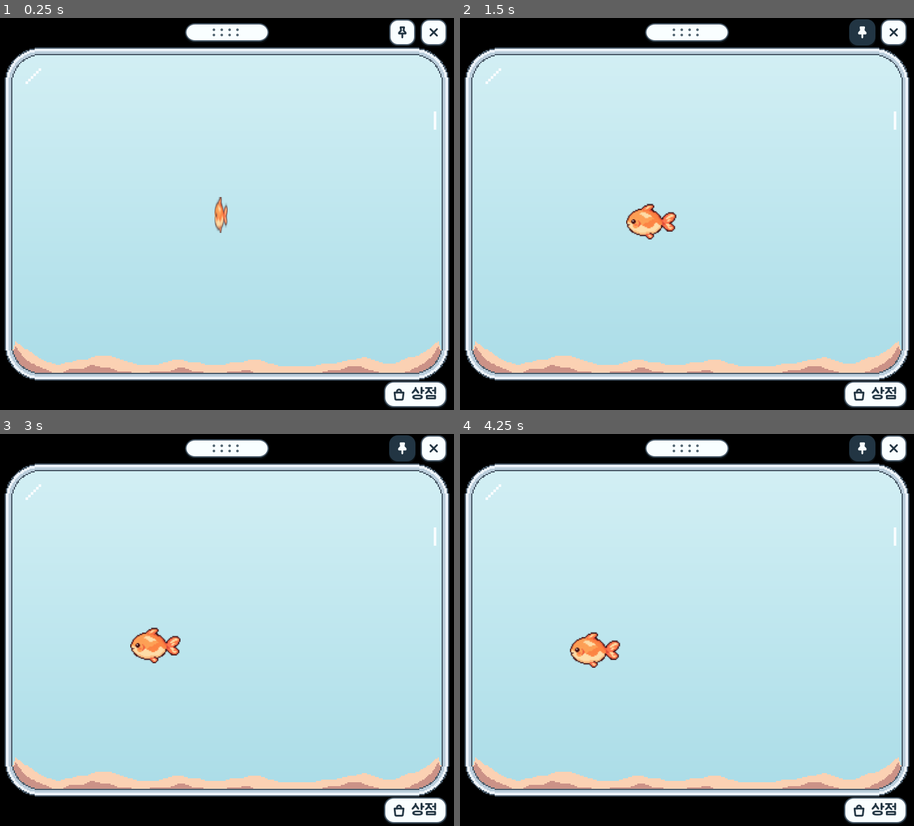
Above: before the commit, frames 1-4 (two rows, left to right).
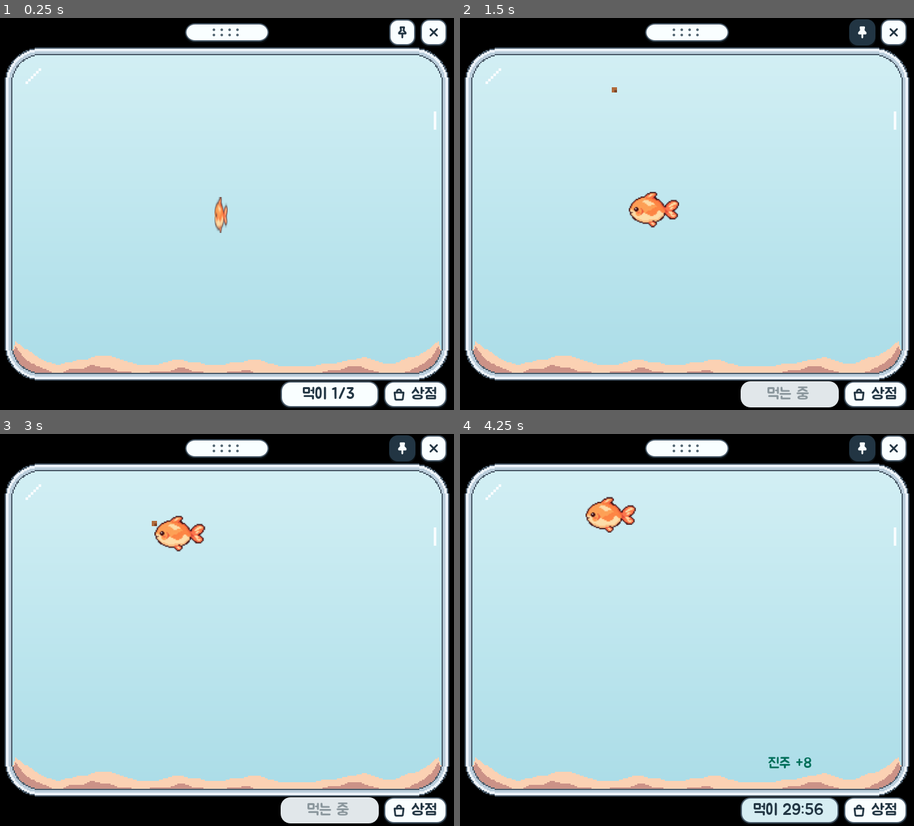
Above: after the commit, the same moments.

Repository: onlyhappiness/mauve
Game: Godot game, scene res://main.tscn
Same seed, same stepped clock (60 frames per second), same inputs: the game is played once before the commit and once after it.
Inputs (mouse positions are in pixels of both pictures, inside the frame that each line leads up to):
- Up to frame 1 (0.25 s): no input
- Up to frame 2 (1.5 s): click (864, 33) at 0.5 s; click (791, 394) at 1.25 s, where only the run after the commit has a clickable "먹이 1/3"
- Up to frame 3 (3 s): click "상점" at 2 s; click (417, 496) at 2.75 s
- Up to frame 4 (4.25 s): click (791, 810) at 3.5 s, where only the run after the commit has a clickable "먹이 29:57"

The runs differ from the first frame. In frame 1, 1.4% of the frame differs, in the area x 61-84%, y 92-100%; in frame 2, 2.3%; in frame 3, 2.7%; in frame 4, 2.8%, in the area x 24-84%, y 16-100%.

Commit message:
feat: 먹이 주기와 미접속 중 쌓이는 진주 보상 기회
- 먹이 버튼: 기회 "먹이 n/3", 기회가 없으면 다음 기회까지 남은 시간, 먹는 동안 "먹는 중"
- 물고기 수만큼 먹이 알갱이를 떨어뜨리고 물고기가 하나씩 쫓아가 먹음
- 보상 기회는 30분마다 1회, 최대 3회(앱을 꺼 둔 동안 포함), 새로 시작하면 1회
- 기회를 쓰고 먹이를 주면 다 먹은 뒤 금붕어 1마리당 진주 8을 주고 "진주 +N" 표시
- 먹는 중 판매해도 확정된 보상 유지, 종료하면 즉시 지급
- 보상 기회를 저장 파일에 저장, 시스템 시각을 되돌리면 기준을 지금으로 다시 잡음
- 디버그 실행에서 C 키로 보상 기회 1회 추가(확인용)

Co-Authored-By: Claude Opus 5.5 <noreply@anthropic.com>

Diff:
--- a/aquarium.gd
+++ b/aquarium.gd
@@ -2,6 +2,7 @@
 extends Node2D
 
 signal fish_count_changed(count: int)
+signal feeding_finished  # 먹이를 모두 먹었거나 FEEDING_TIMEOUT이 지났다
 
 # 어항이 차지하는 영역(창 기준 논리 픽셀). 이 바깥은 투명하게 남는다.
 const TANK_RECT := Rect2(60, 45, 680, 510)
@@ -23,11 +24,16 @@
 # 물 가장자리를 유리 안쪽 선이 아니라 유리 띠 중간에 두어, 계단 모양 모서리 사이로 틈이 보이지 않게 한다.
 const WATER_INSET := 6
 
+const FEEDING_TIMEOUT := 20.0  # 이 시간이 지나면 남은 먹이를 치우고 먹기를 끝낸다
+
 @export var fish_scene: PackedScene
 
 var fish_count := 0
+var feeding := false
+var _feeding_round := 0  # 지난 먹이 주기의 시간 초과 타이머가 새 먹이 주기를 끝내지 않게 구분한다
 
 @onready var sand: Sprite2D = $Sand
+@onready var foods: Node2D = $Foods
 @onready var fishes: Node2D = $Fishes
 @onready var glass: Sprite2D = $Glass
 
@@ -67,13 +73,51 @@
 	if fish_count == 0:
 		return false
 
-	var fish := fishes.get_child(fishes.get_child_count() - 1)
+	var fish := fishes.get_child(fishes.get_child_count() - 1) as Fish
+	if fish.food != null:  # 맡은 먹이를 먹을 물고기가 없으니 함께 치운다
+		fish.food.queue_free()
 	# queue_free()만 하면 이번 프레임의 저장(fish_states)에 남으므로 먼저 떼어 낸다.
 	fishes.remove_child(fish)
 	fish.queue_free()
 	fish_count -= 1
 	fish_count_changed.emit(fish_count)
 	return true
+
+
+# 물고기마다 먹이 알갱이를 하나씩 물 위쪽에 떨어뜨린다. 이미 먹는 중이거나 물고기가 없으면 false.
+# 알갱이는 둥근 모서리에 걸리지 않는 가운데 구간에, 물고기 입이 닿는 높이까지만 가라앉는다.
+func feed() -> bool:
+	if feeding or fish_count == 0:
+		return false
+	feeding = true
+	_feeding_round += 1
+	var area := swim_area().grow(-Fish.EDGE_MARGIN)
+	var half := Fish.SIZE / 2
+	var x_min := area.position.x + half.x + SWIM_CORNER_RADIUS
+	var x_max := area.end.x - half.x - SWIM_CORNER_RADIUS
+	for fish: Fish in fishes.get_children():
+		var food := Food.new()
+		food.position = Vector2(randf_range(x_min, x_max), area.position.y + half.y + randf_range(0.0, 30.0)).floor()
+		food.floor_y = area.end.y - half.y - 1.0
+		food.tree_exited.connect(_check_foods.call_deferred)
+		foods.add_child(food)
+		fish.food = food
+	get_tree().create_timer(FEEDING_TIMEOUT).timeout.connect(_end_feeding.bind(_feeding_round))
+	return true
+
+
+func _check_foods() -> void:
+	if feeding and foods.get_child_count() == 0:
+		_end_feeding(_feeding_round)
+
+
+func _end_feeding(feeding_round: int) -> void:
+	if not feeding or feeding_round != _feeding_round:
+		return
+	feeding = false
+	for food in foods.get_children():
+		food.queue_free()
+	feeding_finished.emit()
 
 
 # 저장용 물고기 목록. 지금은 금붕어 한 종류뿐이다.
@@ -84,7 +128,7 @@
 	return states
 
 
-# 물 → Sand → Fishes → Glass 순서로 보인다. 물은 노드 자신이 가장 먼저 그린다.
+# 물 → Sand → Foods → Fishes → Glass 순서로 보인다. 물은 노드 자신이 가장 먼저 그린다.
 # 둥근 모서리에 맞춰 한 줄(1 게임 픽셀)씩 폭을 줄여 그린다. 가장자리는 유리 밑에 가려진다.
 func _draw() -> void:
 	var water := TANK_RECT.grow(-WATER_INSET)
--- /dev/null
+++ b/care_rewards.gd
@@ -0,0 +1,72 @@
+class_name CareRewards
+extends RefCounted
+
+# 먹이 주기 보상 기회. 30분마다 1회 생기고 최대 3회까지 쌓인다(앱을 꺼 둔 동안 포함).
+# 진주는 자동으로 주지 않고, 기회가 있을 때 먹이를 주면 먹는 행동이 끝난 뒤 개체별 보상을 합쳐 준다.
+# 시각은 Unix 초로 받는다. 점검에서 시각을 바꿔 넣을 수 있도록 now를 인자로 받는다.
+
+const INTERVAL := 30 * 60  # 기회 하나가 생기는 데 걸리는 시간(초)
+const MAX_CHANCES := 3
+const START_CHANCES := 1  # 새로 시작할 때
+# 개체당 먹이 주기 1회 보상(진주). 값은 PRD.md 「수중 생물 목록과 가격·보상」을 따른다.
+const REWARDS := {"goldfish": 8}
+
+var chances := START_CHANCES
+var since := 0  # 다음 기회를 세기 시작한 시각. 기회가 가득 찬 동안은 세지 않는다.
+
+
+static func now() -> int:
+	return int(Time.get_unix_time_from_system())
+
+
+# 지난 시간만큼 기회를 채운다. 시스템 시각이 since보다 과거로 돌아갔으면 기준을 지금으로 다시 잡는다
+# (그동안 센 시간은 잃지만 기회 자체는 잃지 않는다).
+func update(time: int) -> void:
+	if time < since:
+		since = time
+	if chances >= MAX_CHANCES:
+		chances = MAX_CHANCES
+		since = time
+		return
+	var gained := (time - since) / INTERVAL
+	if gained <= 0:
+		return
+	chances = mini(chances + gained, MAX_CHANCES)
+	since = time if chances == MAX_CHANCES else since + gained * INTERVAL
+
+
+# 기회를 하나 쓴다. 없으면 false.
+func use(time: int) -> bool:
+	update(time)
+	if chances == 0:
+		return false
+	chances -= 1
+	return true
+
+
+# 다음 기회까지 남은 초. 가득 찼으면 0.
+func seconds_left(time: int) -> int:
+	update(time)
+	return 0 if chances >= MAX_CHANCES else INTERVAL - (time - since)
+
+
+static func reward_for(fish_states: Array) -> int:
+	var total := 0
+	for fish: Dictionary in fish_states:
+		total += REWARDS.get(fish["kind"], 0)
+	return total
+
+
+func to_dict() -> Dictionary:
+	return {"chances": chances, "since": since}
+
+
+# 저장 값이 없거나 이상하면 새로 시작한 것처럼 기회 1회, 지금부터 센다.
+static func from_dict(data: Variant, time: int) -> CareRewards:
+	var care := CareRewards.new()
+	care.since = time
+	if data is Dictionary and data.get("chances") is float and data.get("since") is float:
+		care.chances = clampi(int(data["chances"]), 0, MAX_CHANCES)
+		care.since = int(data["since"])
+	care.update(time)
+	return care
--- a/fish.gd
+++ b/fish.gd
@@ -1,3 +1,4 @@
+class_name Fish
 extends Node2D
 
 # 꼬리를 포함한 최대 크기. 원점(0, 0)이 물고기의 중심이고 오른쪽을 바라본다.
@@ -15,12 +16,17 @@
 const REST_TIME_MAX := 3.0
 const TURN_SPEED := 5.0  # 방향을 바꿀 때 Visual.scale.x가 1초에 변하는 양
 const EDGE_MARGIN := 4.0  # 유리·모래에 딱 붙지 않게 두는 여유
+const CHASE_SPEED := 95.0  # 먹이를 쫓을 때 속도
+const MOUTH_OFFSET := 36.0  # 몸 중심에서 입까지 가로 거리. 입이 먹이에 닿으면 먹는다.
+const EAT_DISTANCE := 4.0
+const AFTER_EAT_REST := 0.6
 
 # 개체마다 따로 갖는 이동 상태
 var target := Vector2.ZERO
 var speed := 0.0
 var rest_left := 0.0
 var facing := 1.0  # 1이면 오른쪽, -1이면 왼쪽
+var food: Food = null  # 맡은 먹이. 있으면 평소 헤엄 대신 먹이를 쫓는다.
 
 @onready var visual: Node2D = $Visual
 @onready var sprite: Sprite2D = $Visual/Sprite2D
@@ -39,7 +45,11 @@
 
 
 func _process(delta: float) -> void:
-	if rest_left > 0.0:
+	if food != null and not is_instance_valid(food):
+		food = null
+	if food != null:
+		_chase(delta)
+	elif rest_left > 0.0:
 		rest_left -= delta
 		if rest_left <= 0.0:
 			_pick_target()
@@ -52,6 +62,21 @@
 	if is_zero_approx(next_scale):
 		next_scale = facing * 0.01
 	visual.scale.x = next_scale
+
+
+# 입이 먹이에 닿는 자리로 헤엄친다. 그 자리가 물 밖이면 먹이 위치로 간다(먹이는 물 안쪽에만 떨어진다).
+func _chase(delta: float) -> void:
+	var dx := food.position.x - position.x
+	if absf(dx) > MOUTH_OFFSET:
+		facing = signf(dx)
+	var mouth_target := food.position - Vector2(facing * MOUTH_OFFSET, 0.0)
+	if not _fits_in_water(mouth_target):
+		mouth_target = food.position
+	position = position.move_toward(mouth_target, CHASE_SPEED * delta)
+	if position.distance_to(mouth_target) < EAT_DISTANCE:
+		food.queue_free()
+		food = null
+		rest_left = AFTER_EAT_REST
 
 
 func _swim(delta: float) -> void:
--- /dev/null
+++ b/food.gd
@@ -0,0 +1,21 @@
+class_name Food
+extends Node2D
+
+# 먹이 알갱이 하나. 물 위쪽에서 천천히 가라앉아 floor_y에서 멈춘다.
+# 물고기 한 마리가 이 알갱이를 맡아 먹으러 온다(Fish.food).
+
+const SINK_SPEED := 18.0
+const COLOR := Color("b06a3b")
+const SHADE := Color("7d4527")
+
+var floor_y := 0.0  # 물고기가 닿을 수 있는 가장 낮은 높이. Aquarium이 정한다.
+
+
+func _process(delta: float) -> void:
+	position.y = minf(position.y + SINK_SPEED * delta, floor_y)
+
+
+# 2 게임 픽셀 격자에 맞춘 8×8(4×4칸) 알갱이. 오른쪽 아래 2×2칸을 진하게 칠한다.
+func _draw() -> void:
+	draw_rect(Rect2(-4, -4, 8, 8), COLOR)
+	draw_rect(Rect2(0, 0, 4, 4), SHADE)
--- a/main.gd
+++ b/main.gd
@@ -3,7 +3,7 @@
 const CLICK_ARC_STEPS := 8  # 클릭 영역의 둥근 모서리 하나를 나누는 선분 수
 const PIN_ICON := preload("res://assets/ui/pin.svg")
 const PIN_FILLED_ICON := preload("res://assets/ui/pin_filled.svg")
-const WINDOW_CHECK_INTERVAL := 1.0  # 창을 옮겼는지 살피는 간격(초)
+const WINDOW_CHECK_INTERVAL := 1.0  # 창을 옮겼는지 살피고 먹이 버튼의 남은 시간을 고치는 간격(초)
 
 @onready var aquarium: Aquarium = $Aquarium
 @onready var ui: Control = $UI
@@ -11,12 +11,17 @@
 @onready var always_on_top_button: Button = $UI/AlwaysOnTopButton
 @onready var close_button: Button = $UI/CloseButton
 @onready var dock: HBoxContainer = $UI/Dock
+@onready var feed_button: Button = $UI/Dock/FeedButton
 @onready var shop_button: Button = $UI/Dock/ShopButton
 @onready var shop_panel: ShopPanel = $UI/ShopPanel
 
 var saved_window_position := Vector2i.ZERO  # 마지막으로 저장한 창 위치
 var checked_window_position := Vector2i.ZERO  # 직전에 살펴본 창 위치
 var save_pending := false  # 마지막 저장이 실패해 다시 시도해야 하는지
+var care: CareRewards
+var pending_reward := 0  # 기회를 쓰고 먹이를 준 뒤, 먹기가 끝나면 줄 진주
+var reward_label: Label
+var reward_tween: Tween
 
 
 func _ready() -> void:
@@ -25,11 +30,20 @@
 		aquarium.add_fish(Vector2(fish["x"], fish["y"]))
 	always_on_top_button.set_pressed_no_signal(data["always_on_top"])
 	shop_panel.setup(aquarium, data["pearls"])
+	care = CareRewards.from_dict(data["care"], CareRewards.now())
 
 	ui.theme = WidgetTheme.build()
 	close_button.pressed.connect(_on_close_button_pressed)
 	shop_button.pressed.connect(_set_shop_open.bind(true))
 	shop_panel.closed.connect(_set_shop_open.bind(false))
+	feed_button.pressed.connect(_feed)
+	aquarium.feeding_finished.connect(_on_feeding_finished)
+	reward_label = Label.new()
+	reward_label.theme_type_variation = &"DeltaLabel"
+	reward_label.modulate.a = 0.0
+	reward_label.mouse_filter = Control.MOUSE_FILTER_IGNORE
+	ui.add_child(reward_label)
+	_update_feed_button()
 	always_on_top_button.toggled.connect(_set_always_on_top)
 	_set_always_on_top(always_on_top_button.button_pressed)
 	drag_handle.gui_input.connect(_on_drag_handle_gui_input)
@@ -47,6 +61,7 @@
 	var window_check := Timer.new()
 	window_check.wait_time = WINDOW_CHECK_INTERVAL
 	window_check.timeout.connect(_check_window_moved)
+	window_check.timeout.connect(_update_feed_button)
 	add_child(window_check)
 	window_check.start()
 
@@ -54,6 +69,7 @@
 # Cmd+Q 등으로 창을 닫을 때도 저장한다.
 func _notification(what: int) -> void:
 	if what == NOTIFICATION_WM_CLOSE_REQUEST:
+		_pay_reward()
 		_save()
 
 
@@ -61,6 +77,7 @@
 	var window_position := DisplayServer.window_get_position()
 	var saved := SaveData.save({
 		"pearls": shop_panel.pearls,
+		"care": care.to_dict(),
 		"always_on_top": always_on_top_button.button_pressed,
 		"window": {"x": window_position.x, "y": window_position.y},
 		"fish": aquarium.fish_states(),
@@ -118,7 +135,7 @@
 	if shop_panel.visible:
 		DisplayServer.window_set_mouse_passthrough(_click_area(shop_panel.get_rect(), ShopPanel.RADIUS, drag_handle.get_rect(), top_buttons, Rect2()))
 		return
-	var bottom_buttons := shop_button.get_global_rect()
+	var bottom_buttons := feed_button.get_global_rect().merge(shop_button.get_global_rect())
 	bottom_buttons.size.y += WidgetTheme.SHADOW_OFFSET
 	DisplayServer.window_set_mouse_passthrough(_click_area(Aquarium.TANK_RECT, Aquarium.CORNER_RADIUS, drag_handle.get_rect(), top_buttons, bottom_buttons))
 
@@ -126,7 +143,7 @@
 # 어항과 바깥 여백의 컨트롤만 클릭을 받고, 나머지 투명 여백의 클릭은 뒤쪽 앱으로 넘긴다.
 # 투명 창에서는 이 영역을 지정하지 않으면 어항 위의 클릭도 뒤로 빠진다(macOS에서 확인).
 # 다각형은 하나만 지정할 수 있어서, 둥근 어항 외곽에 컨트롤 자리가 탭처럼 튀어나온 모양으로 잇는다.
-# 위: 가운데 손잡이, 오른쪽 위 버튼(항상 위·닫기). 아래: 오른쪽 버튼 묶음(상점). 크기가 없으면 아래 탭은 넣지 않는다.
+# 위: 가운데 손잡이, 오른쪽 위 버튼(항상 위·닫기). 아래: 오른쪽 버튼 묶음(먹이·상점). 크기가 없으면 아래 탭은 넣지 않는다.
 # 상점을 열면 어항 대신 상점 패널 외곽(모서리 28)에 같은 위쪽 탭을 붙인다.
 # 오른쪽 탭은 어항 둥근 모서리 위·아래에 걸치므로, 탭 끝에서 모서리 호의 시작·끝점으로 바로 이어
 # 모서리 바깥 투명 부분은 클릭을 받지 않게 한다.
@@ -181,5 +198,78 @@
 
 
 func _on_close_button_pressed() -> void:
+	_pay_reward()
 	_save()
 	get_tree().quit()
+
+
+# 먹이는 언제든 줄 수 있다. 보상 기회가 있으면 하나 쓰고, 지금 있는 물고기 기준으로 보상을 정해 둔다.
+# 먹는 동안에는 버튼을 막아 연속 클릭으로 기회를 여러 번 쓰지 않게 한다.
+func _feed() -> void:
+	if not aquarium.feed():
+		return
+	if care.use(CareRewards.now()):
+		pending_reward = CareRewards.reward_for(aquarium.fish_states())
+		_save()
+	_update_feed_button()
+
+
+# 먹기가 끝나면 정해 둔 보상을 준다. 먹는 중에 물고기를 팔아도 보상은 줄지 않는다.
+func _on_feeding_finished() -> void:
+	_pay_reward()
+	_update_feed_button()
+
+
+# 종료할 때도 먹기가 끝나기를 기다리지 않고 바로 준다.
+func _pay_reward() -> void:
+	if pending_reward == 0:
+		return
+	var amount := pending_reward
+	pending_reward = 0
+	shop_panel.add_pearls(amount)  # 상점이 저장을 요청한다
+	if not shop_panel.visible:
+		_show_reward(amount)
+
+
+# 먹이 버튼 위쪽 물속에 받은 진주를 잠깐 띄운다. 바로 위는 모래와 유리라 글자가 묻혀 조금 더 올린다.
+func _show_reward(amount: int) -> void:
+	reward_label.text = "진주 +%d" % amount
+	reward_label.reset_size()
+	var button := feed_button.get_global_rect()
+	var top := button.position.y - reward_label.size.y - 40.0
+	reward_label.position = Vector2(button.get_center().x - reward_label.size.x / 2.0, top + 8.0)
+	reward_label.modulate.a = 0.0
+	if reward_tween:
+		reward_tween.kill()
+	reward_tween = create_tween()
+	reward_tween.tween_property(reward_label, "modulate:a", 1.0, 0.2)
+	reward_tween.parallel().tween_property(reward_label, "position:y", top, 0.2)
+	reward_tween.tween_interval(1.2)
+	reward_tween.tween_property(reward_label, "modulate:a", 0.0, 0.4)
+
+
+# 기회가 있으면 「먹이 n/3」, 없으면 다음 기회까지 남은 시간을 보여 준다.
+func _update_feed_button() -> void:
+	var now := CareRewards.now()
+	feed_button.disabled = aquarium.feeding
+	if aquarium.feeding:
+		feed_button.text = "먹는 중"
+		feed_button.tooltip_text = ""
+		return
+	var left := care.seconds_left(now)
+	if care.chances > 0:
+		feed_button.text = "먹이 %d/%d" % [care.chances, CareRewards.MAX_CHANCES]
+		feed_button.tooltip_text = "먹이를 주면 진주를 받아요"
+	else:
+		feed_button.text = "먹이 %d:%02d" % [left / 60, left % 60]
+		feed_button.tooltip_text = "지금은 보상 없이 먹이만 줄 수 있어요"
+
+
+# 디버그 실행에서 C 키를 누르면 보상 기회를 하나 더한다(D10 확인용).
+func _unhandled_key_input(event: InputEvent) -> void:
+	var key := event as InputEventKey
+	if OS.is_debug_build() and key and key.pressed and not key.echo and key.keycode == KEY_C:
+		care.chances = mini(care.chances + 1, CareRewards.MAX_CHANCES)
+		care.update(CareRewards.now())
+		_update_feed_button()
+		_save()
--- a/main.tscn
+++ b/main.tscn
@@ -23,6 +23,8 @@
 texture_filter = 1
 texture = ExtResource("4_sand")
 centered = false
+
+[node name="Foods" type="Node2D" parent="Aquarium"]
 
 [node name="Fishes" type="Node2D" parent="Aquarium"]
 
@@ -93,6 +95,12 @@
 theme_override_constants/separation = 8
 alignment = 2
 
+[node name="FeedButton" type="Button" parent="UI/Dock"]
+custom_minimum_size = Vector2(150, 0)
+layout_mode = 2
+focus_mode = 0
+text = "먹이 1/3"
+
 [node name="ShopButton" type="Button" parent="UI/Dock"]
 layout_mode = 2
 focus_mode = 0
--- a/save_data.gd
+++ b/save_data.gd
@@ -1,9 +1,11 @@
 class_name SaveData
 extends RefCounted
 
-# 진주·물고기 목록·창 위치·항상 위 설정을 JSON 파일 하나에 저장하고 불러온다.
+# 진주·먹이 보상 기회·물고기 목록·창 위치·항상 위 설정을 JSON 파일 하나에 저장하고 불러온다.
 # 저장 형식(VERSION 1):
-# {"version": 1, "pearls": 100, "always_on_top": false, "window": {"x": 0, "y": 0}, "fish": [{"kind": "goldfish", "x": 360, "y": 270}]}
+# {"version": 1, "pearls": 100, "care": {"chances": 1, "since": 1760000000}, "always_on_top": false,
+#  "window": {"x": 0, "y": 0}, "fish": [{"kind": "goldfish", "x": 360, "y": 270}]}
+# "care"는 CareRewards가 읽는다. 없으면 기회 1회로 새로 센다.
 # "window"가 없으면 창을 기본 위치(화면 오른쪽 아래)에 둔다.
 # "pearls"가 없는 파일(상점 이전 저장)은 진주 0으로 불러온다. 시작 진주는 새로 시작할 때만 준다.
 
@@ -23,6 +25,7 @@
 	return {
 		"version": VERSION,
 		"pearls": START_PEARLS,
+		"care": null,
 		"always_on_top": false,
 		"window": null,
 		"fish": [{"kind": FISH_KINDS[0], "x": 0.0, "y": 0.0}],  # 위치 (0, 0)은 어항 밖이라 가운데에서 시작한다
@@ -90,6 +93,8 @@
 	var data := defaults()
 	var pearls = parsed.get("pearls")
 	data["pearls"] = maxi(int(pearls), 0) if pearls is float else 0
+	if parsed.get("care") is Dictionary:
+		data["care"] = parsed["care"]
 	if parsed.get("always_on_top") is bool:
 		data["always_on_top"] = parsed["always_on_top"]
 
--- a/shop_panel.gd
+++ b/shop_panel.gd
@@ -58,6 +58,15 @@
 	pearls = start_pearls
 	aquarium.fish_count_changed.connect(_refresh.unbind(1))
 	_refresh()
+
+
+# 먹이 보상처럼 상점 밖에서 받은 진주. 패널이 열려 있으면 칩 옆에 받은 양을 띄운다.
+func add_pearls(amount: int) -> void:
+	pearls += amount
+	if visible:
+		_flash(amount)
+	_refresh()
+	changed.emit()
 
 
 func open() -> void:
Not shown, added: care_rewards.gd.uid
Not shown, added: food.gd.uid
